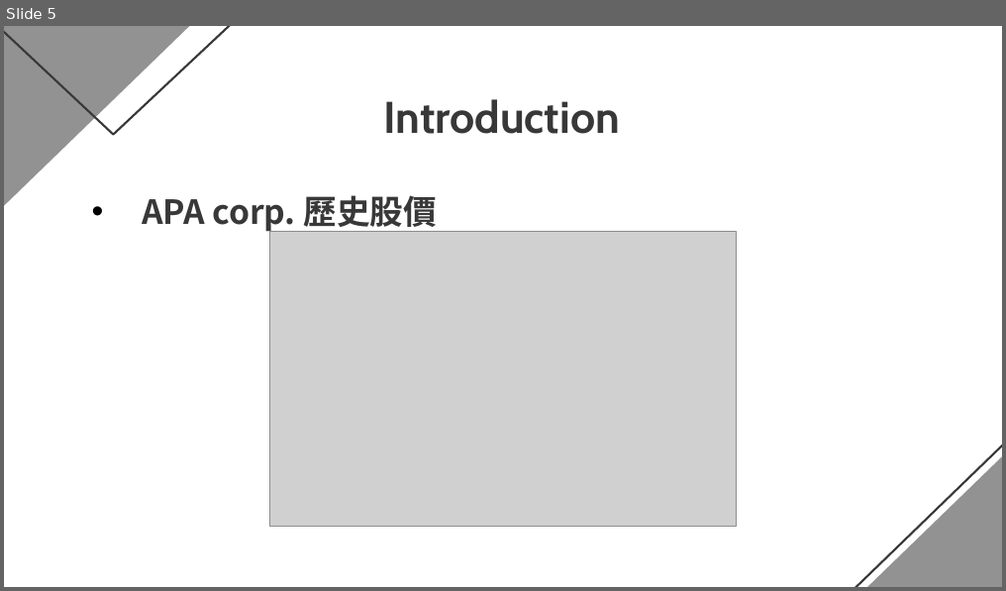
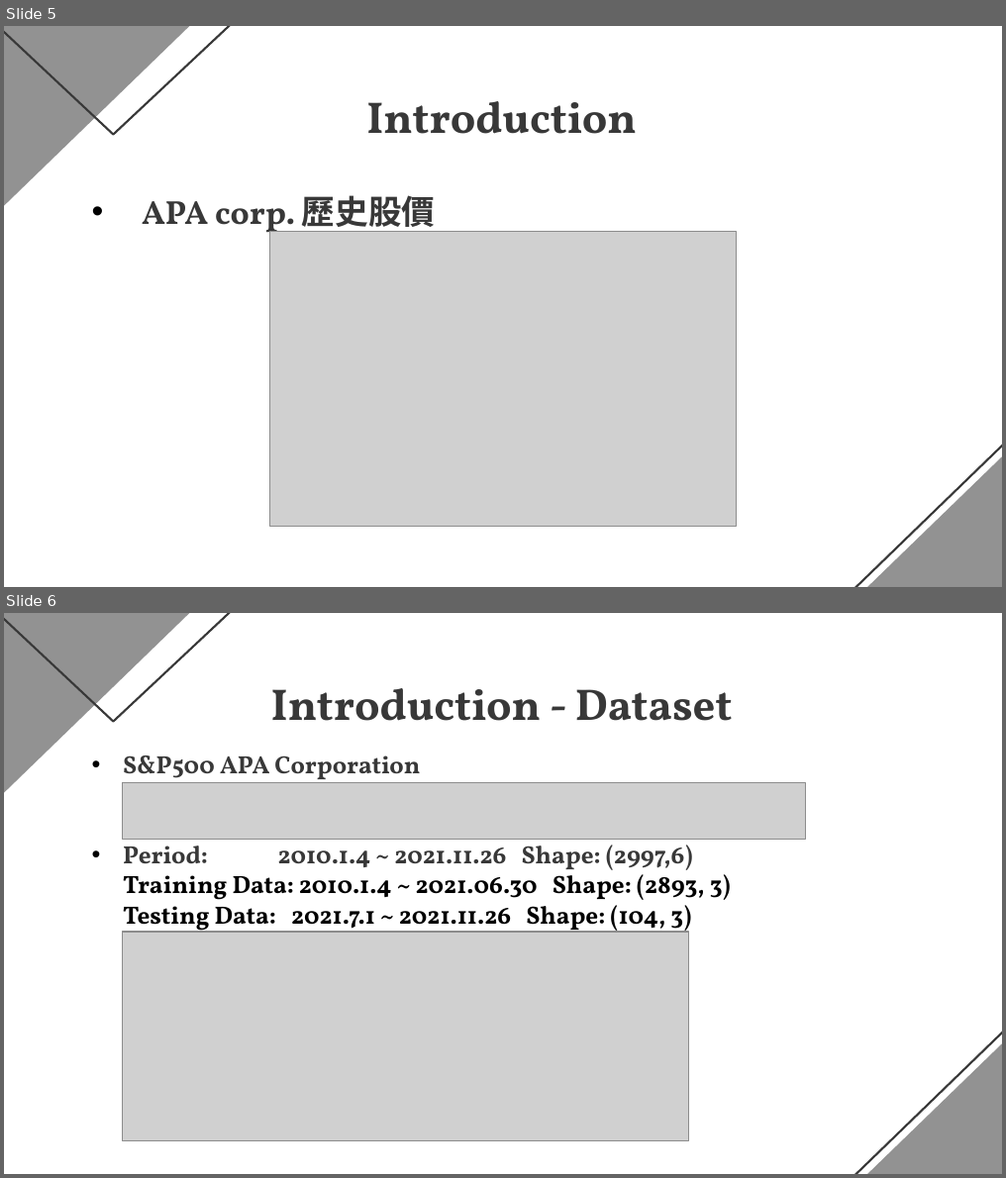
Before and after one commit to theabc50111/DL2021_final_dmlab_HCT_nccu, a slide deck: New_DL_final.pptx. Shown one above the other, each under a label of ours: slide 5 before the commit, slides 5 and 6 after it. The pictures are 1006x591 and 1006x1178 pixels, drawn with LibreOffice and Linux fonts; fonts in the diff are those of the drawing; grey boxes stand for pictures. Boxes give left, top, right and bottom in pixels: in the first picture for what was removed or moved away, otherwise in the second. Text is boxed around its words. In the diff, an @@ line names an element or a change of style, - is before the commit and + after.

```diff
--- a/New_DL_final.pptx
+++ b/New_DL_final.pptx
@@ slide 6 added at bbox=[4, 613, 1002, 1174], background #FFFFFF; not listed: 4 template elements that a slide beside it also shows @@
@@ title added at bbox=[271, 688, 733, 721], 32 pt, text #383838, bold @@
+Introduction - Dataset
@@ text added at bbox=[123, 756, 731, 935], 18 pt, text #000000, bold @@
+• S&P500 APA Corporation
+• Period: 2010.1.4 ~ 2021.11.26 Shape: (2997,6)
+  Training Data: 2010.1.4 ~ 2021.06.30 Shape: (2893, 3)
+  Testing Data: 2021.7.1 ~ 2021.11.26 Shape: (104, 3)
@@ picture added at bbox=[123, 782, 805, 840] @@
@@ picture added at bbox=[123, 932, 688, 1141] @@
@@ slide 5 changed as well @@
@@ title "Introduction" at bbox=[366, 101, 636, 134]: font Cabin to Vollkorn @@
@@ text "APA corp. 歷史股價" at bbox=[142, 190, 435, 240]: font Noto Sans CJK SC to Vollkorn @@
```
Also in this commit, not shown: 18 other slides changed, 3 other slides added.
